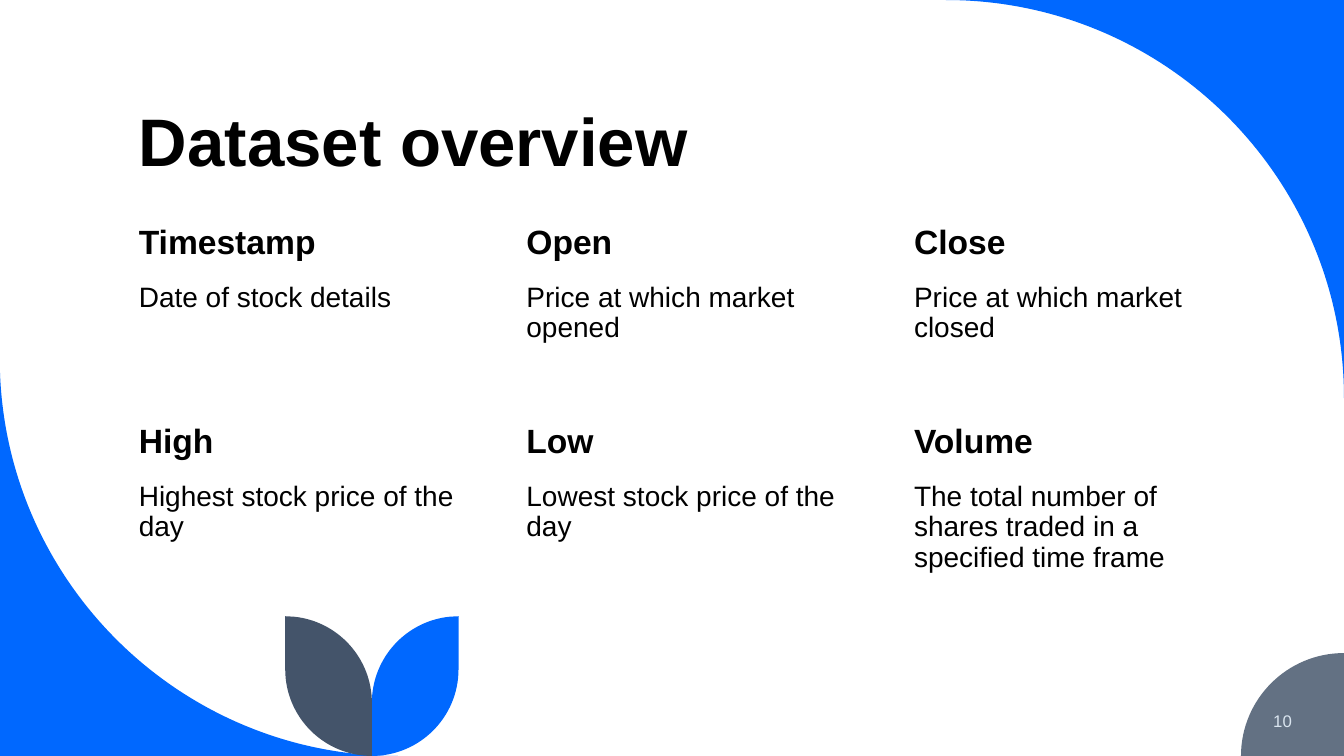
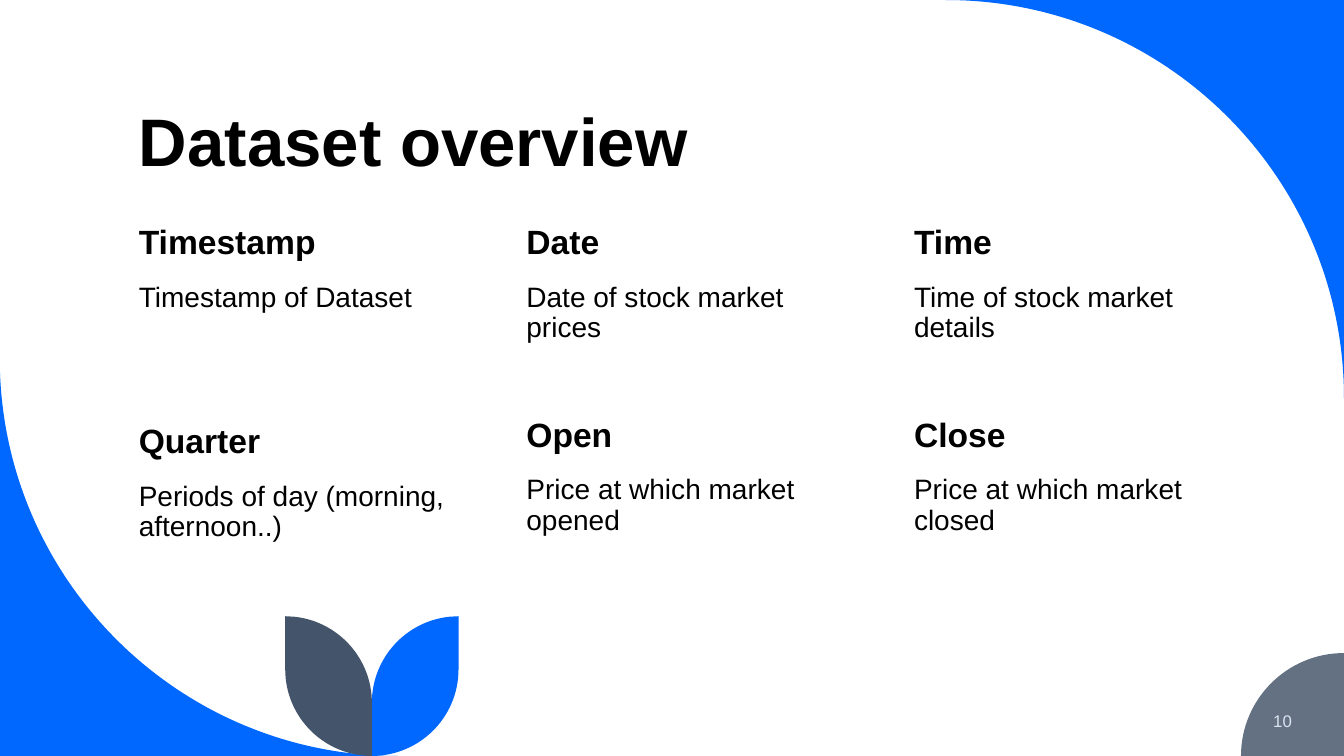
Before and after one commit to Vatsmanglam/Stock-Market-Prediction, a slide deck: slide 10 of project.pptx. Drawn at 1344x756 pixels with LibreOffice and Linux fonts; fonts in the diff are those of the drawing. Boxes give left, top, right and bottom in pixels: in the first picture for what was removed or moved away, otherwise in the second. Text is boxed around its words. In the diff, an @@ line names an element or a change of style, - is before the commit and + after.

```diff
--- a/project.pptx
+++ b/project.pptx
@@ text at [526, 231, 599, 255]: text changed @@
-Open
+Date
@@ text at [914, 229, 992, 255]: text changed @@
-Close
+Time
@@ text at [139, 286, 412, 312]: text changed @@
-Date of stock details
+Timestamp of Dataset
@@ text at [526, 286, 784, 343]: text changed @@
-Price at which market opened
+Date of stock market prices
@@ text at [914, 286, 1173, 338]: text changed @@
-Price at which market closed
+Time of stock market details
@@ text at [139, 429, 260, 460]: text changed @@
-High
+Quarter
@@ text removed at [526, 430, 593, 454] @@
-Low
@@ text added at [526, 423, 612, 454], 24 pt, text #000000, bold @@
+Open
@@ text removed at [914, 428, 1033, 454] @@
-Volume
@@ text added at [914, 422, 1005, 448], 24 pt, text #000000, bold @@
+Close
@@ text added at [526, 478, 795, 535], 20 pt, text #000000 @@
+Price at which market opened
@@ text added at [914, 478, 1182, 531], 20 pt, text #000000 @@
+Price at which market closed
@@ text at [139, 485, 444, 542]: text changed @@
-Highest stock price of the day
+Periods of day (morning, afternoon..)
@@ text removed at [526, 485, 835, 542] @@
-Lowest stock price of the day
@@ text removed at [914, 485, 1165, 572] @@
-The total number of shares traded in a specified time frame
```
Also in this commit, not shown: 25 slides added.
